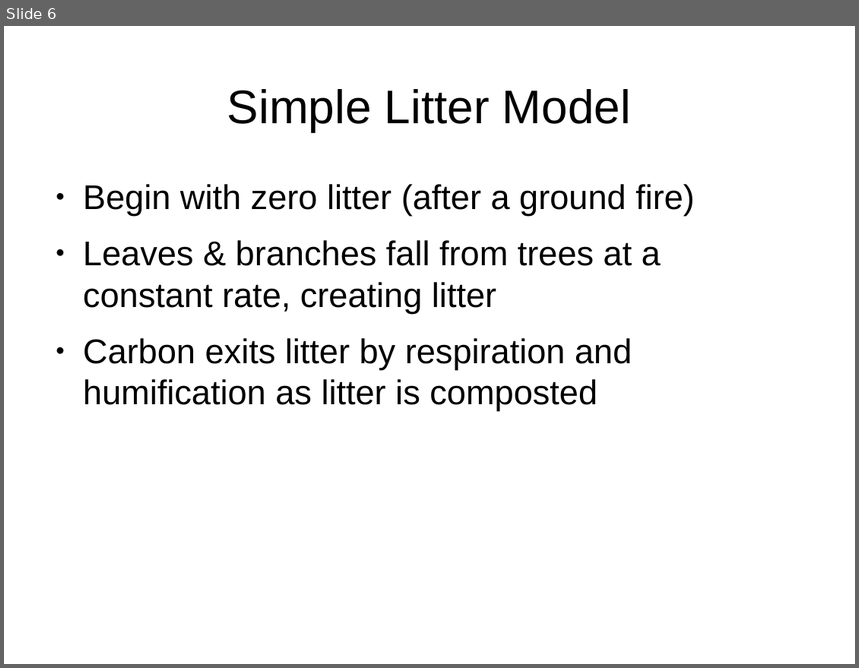
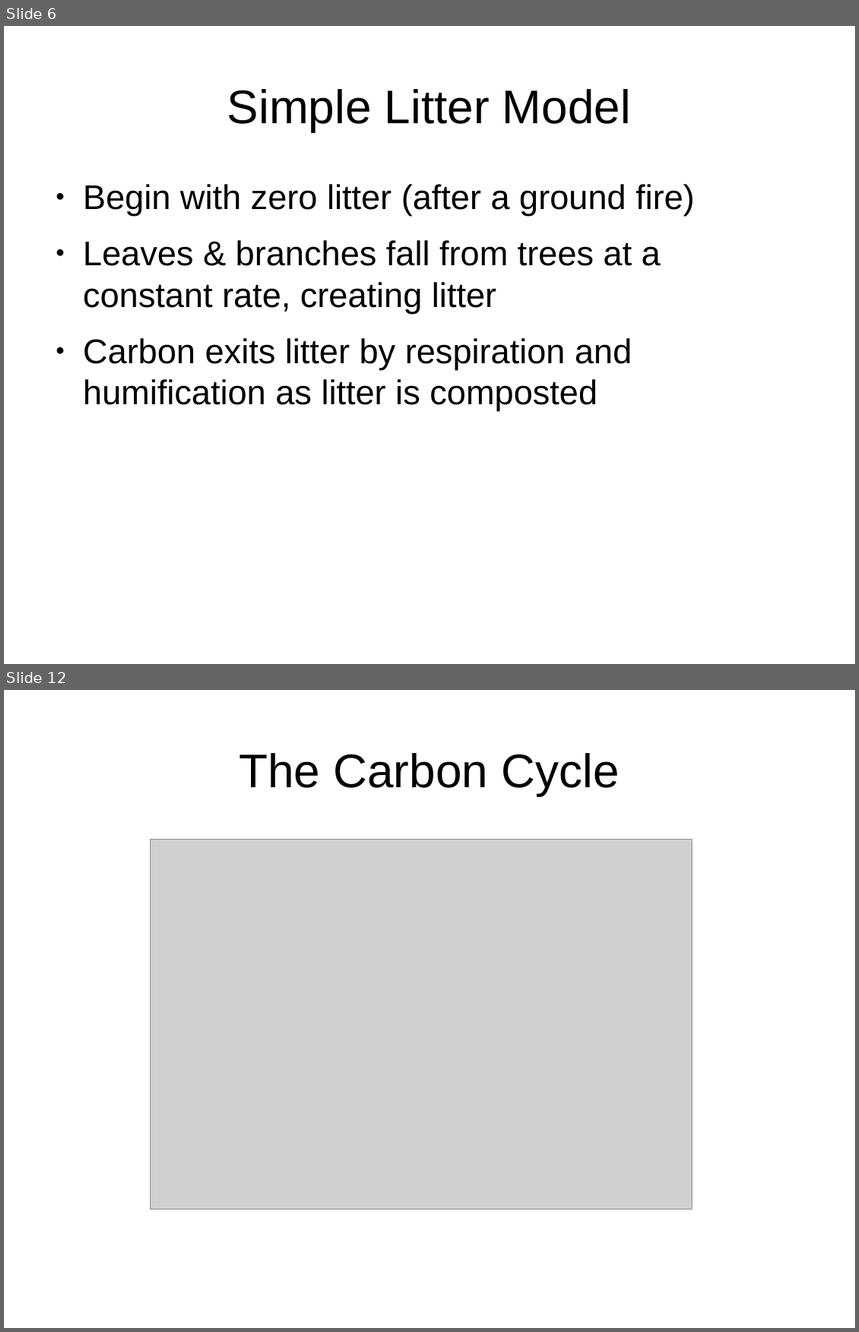
Before and after one commit to colefichter/math372_project_2, a slide deck: slides.odp. Shown one above the other, each under a label of ours: slide 6 before the commit, slides 6 and 12 after it; the slides between them are not shown. The pictures are 859x668 and 859x1332 pixels, drawn with LibreOffice and Linux fonts; fonts in the diff are those of the drawing; grey boxes stand for pictures. Boxes give left, top, right and bottom in pixels: in the first picture for what was removed or moved away, otherwise in the second. Text is boxed around its words. In the diff, an @@ line names an element or a change of style, - is before the commit and + after.

```diff
--- a/slides.odp
+++ b/slides.odp
@@ slide 12 added at (x1=4, y1=690, x2=855, y2=1328), background #FFFFFF @@
@@ title added at (x1=240, y1=753, x2=619, y2=796), 44 pt, text #000000 @@
+The Carbon Cycle
@@ picture added at (x1=150, y1=839, x2=693, y2=1209) @@
```
Also in this commit, not shown: 5 slides changed, 1 other slide added, 3 slides removed, 3 other files.
